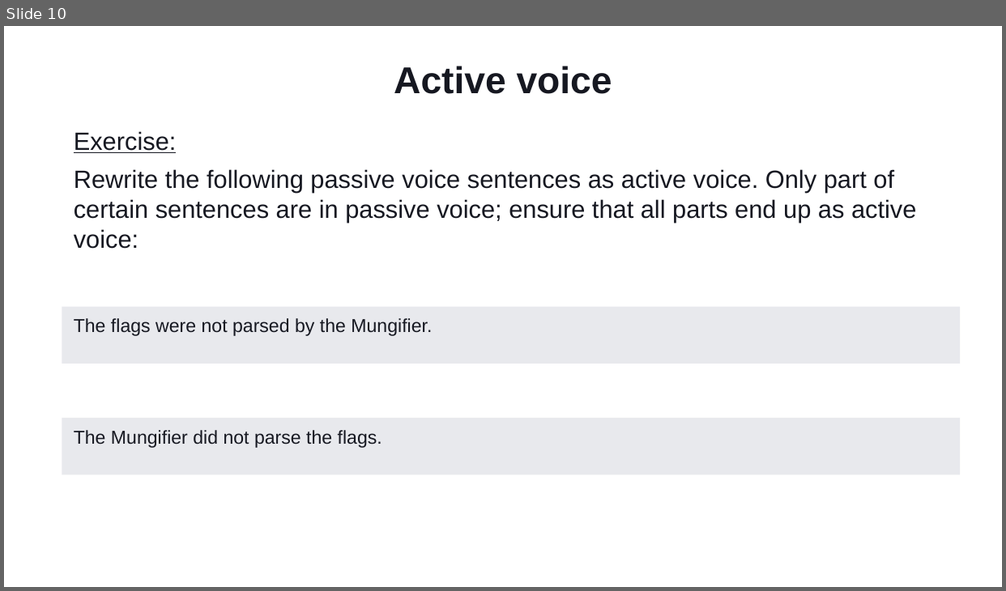
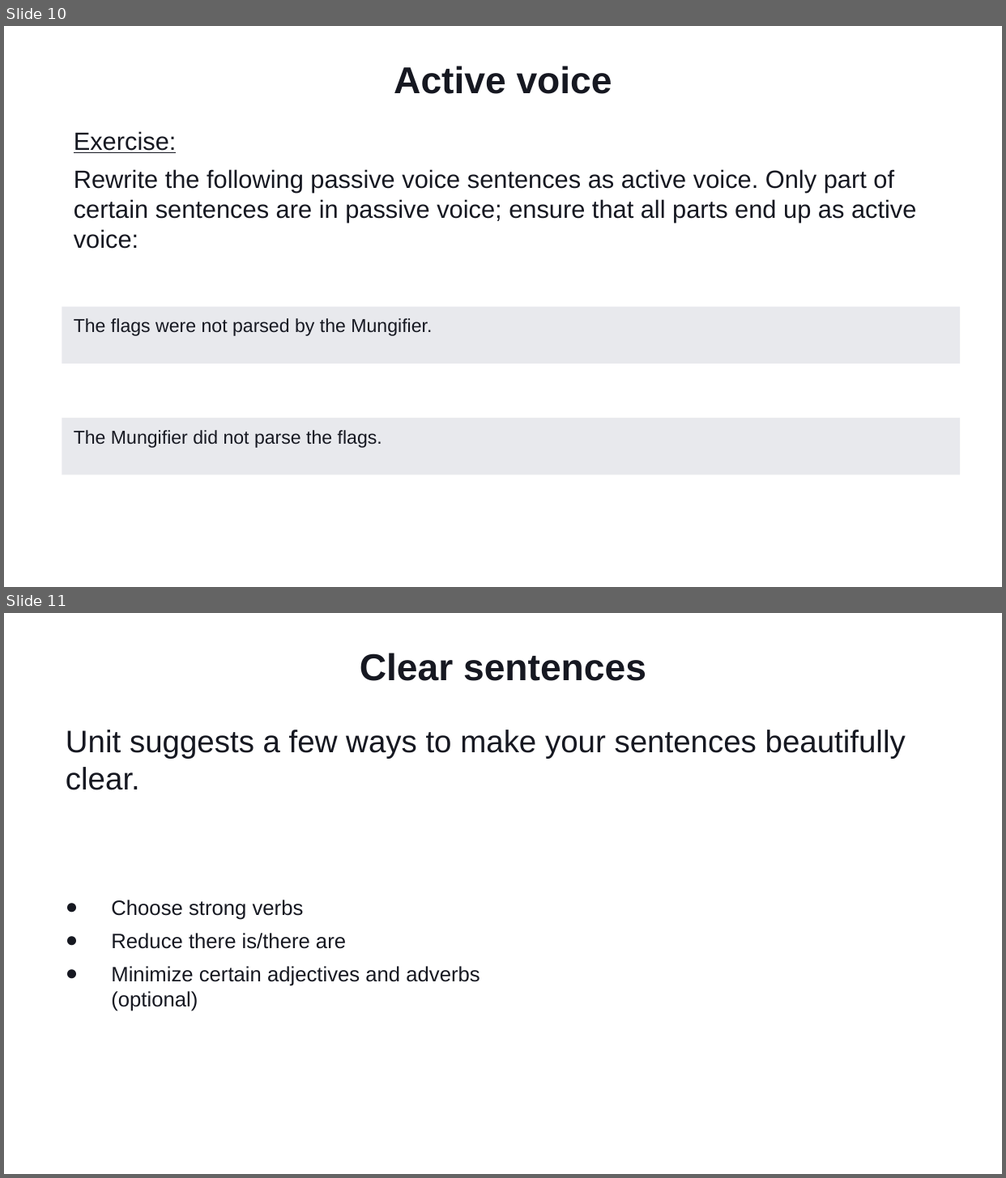
Before and after one commit to Ungerfall/ungerfall.github.io, a slide deck: presentation/tech-writing/tech-writing-azure-static-web-apps.pptx. Shown one above the other, each under a label of ours: slide 10 before the commit, slides 10 and 11 after it. The pictures are 1006x591 and 1006x1178 pixels, drawn with LibreOffice and Linux fonts; fonts in the diff are those of the drawing; background and template pictures are left out. Boxes give left, top, right and bottom in pixels: in the first picture for what was removed or moved away, otherwise in the second. Text is boxed around its words. In the diff, an @@ line names an element or a change of style, - is before the commit and + after.

```diff
--- a/presentation/tech-writing/tech-writing-azure-static-web-apps.pptx
+++ b/presentation/tech-writing/tech-writing-azure-static-web-apps.pptx
@@ slide 11 added at (x1=4, y1=613, x2=1002, y2=1174), background #FFFFFF @@
@@ title added at (x1=360, y1=653, x2=646, y2=681), 36 pt, text #161821, bold @@
+Clear sentences
@@ text added at (x1=66, y1=730, x2=906, y2=790), 30 pt, text #161821 @@
+Unit suggests a few ways to make your sentences beautifully clear.
@@ text added at (x1=111, y1=900, x2=479, y2=1012), 20 pt, text #161821 @@
+● Choose strong verbs
+● Reduce there is/there are
+● Minimize certain adjectives and adverbs (optional)
```
Also in this commit, not shown: 9 other slides added, 1 slide removed, 2 other files.
